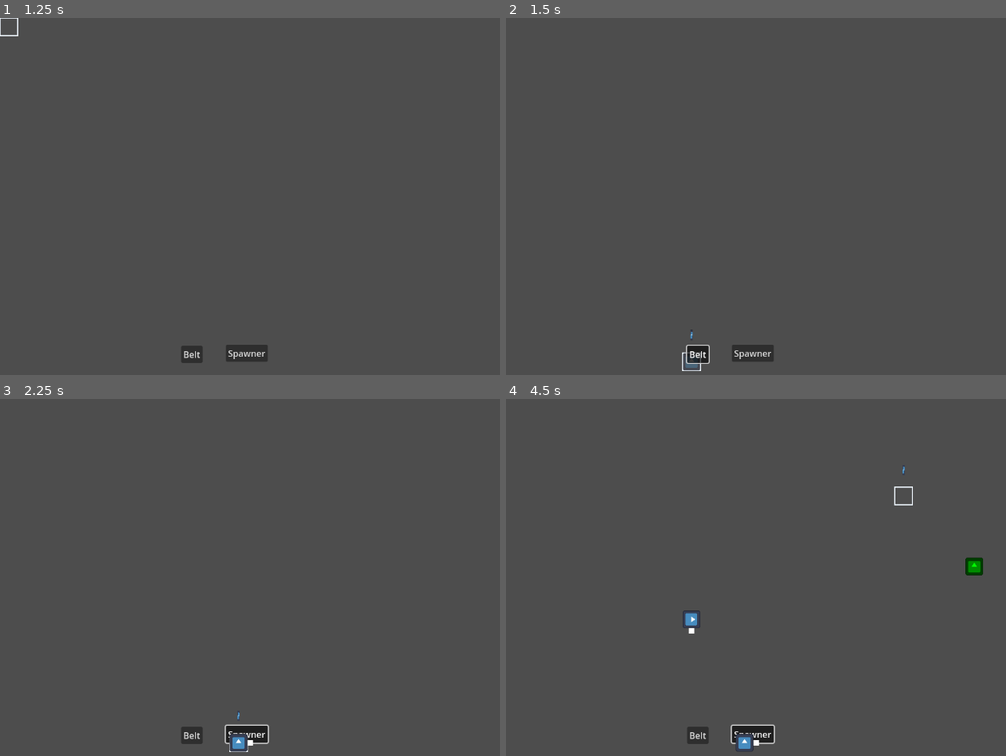
Above: before the commit, frames 1-4 (two rows, left to right).
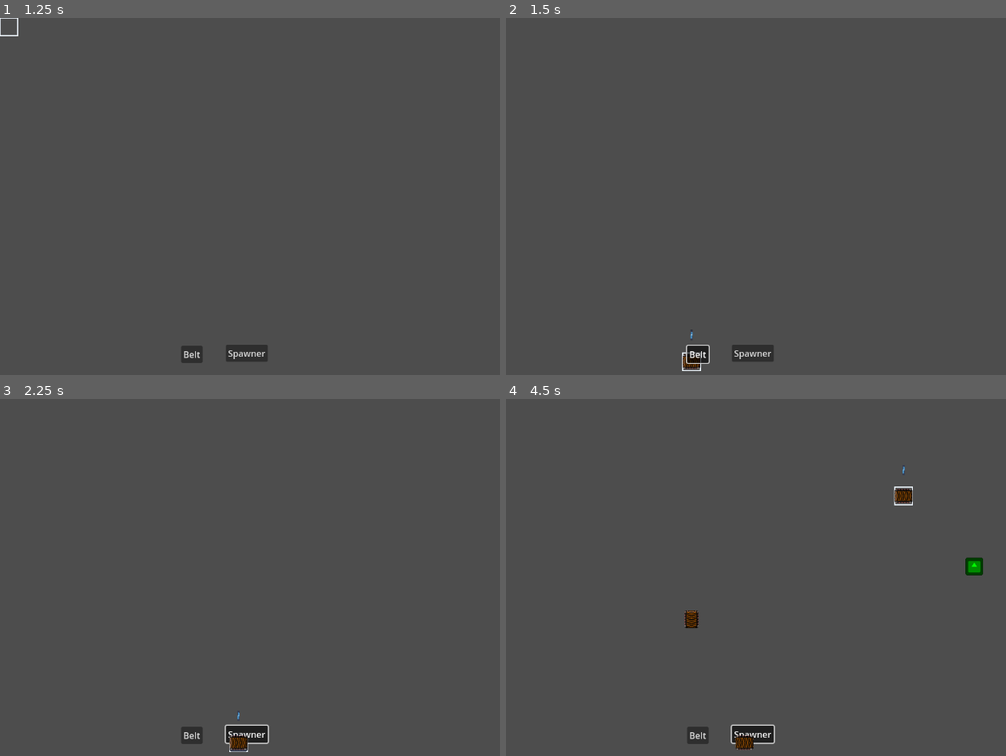
Above: after the commit, the same moments.

Repository: ACristoff/godotwild83
Game: Godot game, scene res://Lib/Game_Manager/game_manager.tscn
Two runs of this game, one before a commit and one after it. Both use one fixed random seed, a clock stepped at 60 frames per second and the inputs below. The engine's default icon, where the game draws it, is replaced by a stand-in: a white triangle on a blue panel in a dark square. Sound files missing from this copy of the repository are replaced by a short silence.
Inputs (mouse positions are in pixels of both pictures, inside the frame that each line leads up to):
- Up to frame 1 (1.25 s): click "Start" at 0.5 s
- Up to frame 2 (1.5 s): click "Belt" at 1.25 s
- Up to frame 3 (2.25 s): click "Spawner" at 2 s
- Up to frame 4 (4.5 s): tap Enter (ui_accept) at 2.75, 3.02, 3.32, 3.5, 3.77, 3.8, 4.07 s; move the mouse to (966, 559) at 2.77 s; press the mouse at (966, 559) at 2.78 s; hold Right (ui_right) 2.78-3.53 s; tap R (rotate) at 3.05, 3.6 s; move the mouse to (696, 595) at 3.52 s; release the mouse at (696, 595) at 3.53 s; hold Down (ui_down) 3.53-4.28 s; click (696, 595) at 4.25 s; move the mouse to (886, 498) at 4.27 s; hold Right (ui_right) from 4.28 s (still down); hold Enter (ui_accept) from 4.28 s (still down)

Frame 1 is identical in both runs. In frame 2, 0.1% of the frame differs, in the area x 35-39%, y 93-99%; in frame 3, 0.2%; in frame 4, 0.5%, in the area x 35-82%, y 25-99%.

Commit message:
Correcting rotations, added belt sprites

Diff:
--- a/Data/Buildings/ConveyorBelt.tscn
+++ b/Data/Buildings/ConveyorBelt.tscn
@@ -1,22 +1,65 @@
-[gd_scene load_steps=4 format=3 uid="uid://omocv05ir736"]
+[gd_scene load_steps=7 format=3 uid="uid://omocv05ir736"]
 
-[ext_resource type="Texture2D" uid="uid://bc4qn7ujb12o7" path="res://icon.svg" id="1_aj646"]
 [ext_resource type="Script" uid="uid://lkqc5oocjps" path="res://Data/Buildings/conveyor_belt.gd" id="1_qhawg"]
+[ext_resource type="Texture2D" uid="uid://dakrr22roiabl" path="res://Assets/Buildings/conveyor.png" id="2_qhawg"]
 
 [sub_resource type="RectangleShape2D" id="RectangleShape2D_qhawg"]
 size = Vector2(32, 32)
 
+[sub_resource type="Animation" id="Animation_fq0ti"]
+length = 0.001
+tracks/0/type = "value"
+tracks/0/imported = false
+tracks/0/enabled = true
+tracks/0/path = NodePath("Icon:frame")
+tracks/0/interp = 1
+tracks/0/loop_wrap = true
+tracks/0/keys = {
+"times": PackedFloat32Array(0),
+"transitions": PackedFloat32Array(1),
+"update": 1,
+"values": [0]
+}
+
+[sub_resource type="Animation" id="Animation_pvne7"]
+resource_name = "idle"
+length = 3.3
+loop_mode = 1
+tracks/0/type = "value"
+tracks/0/imported = false
+tracks/0/enabled = true
+tracks/0/path = NodePath("Icon:frame")
+tracks/0/interp = 1
+tracks/0/loop_wrap = true
+tracks/0/keys = {
+"times": PackedFloat32Array(0, 0.0333333, 0.0666667, 0.1, 0.133333, 0.166667, 0.2, 0.233333, 0.266667, 0.3, 0.333333, 0.366667, 0.4, 0.433333, 0.466667, 0.5, 0.533333, 0.566667, 0.6, 0.633333, 0.666667, 0.7, 0.733333, 0.766667, 0.8, 0.833333, 0.866667, 0.9, 0.933333, 0.966667, 1, 1.03333, 1.06667, 1.1, 1.13333, 1.16667, 1.2, 1.23333, 1.26667, 1.3, 1.33333, 1.36667, 1.4, 1.43333, 1.46667, 1.5, 1.53333, 1.56667, 1.6, 1.63333, 1.66667, 1.7, 1.73333, 1.76667, 1.8, 1.83333, 1.86667, 1.9, 1.93333, 1.96667, 2, 2.03333, 2.06667, 2.1, 2.13333, 2.16667, 2.2, 2.23333, 2.26667, 2.3, 2.33333, 2.36667, 2.4, 2.43333, 2.46667, 2.5, 2.53333, 2.56667, 2.6, 2.63333, 2.66667, 2.7, 2.73333, 2.76667, 2.8, 2.83333, 2.86667, 2.9, 2.93333, 2.96667, 3, 3.03333, 3.06667, 3.1, 3.13333, 3.16667, 3.2, 3.23333, 3.26667, 3.3),
+"transitions": PackedFloat32Array(1, 1, 1, 1, 1, 1, 1, 1, 1, 1, 1, 1, 1, 1, 1, 1, 1, 1, 1, 1, 1, 1, 1, 1, 1, 1, 1, 1, 1, 1, 1, 1, 1, 1, 1, 1, 1, 1, 1, 1, 1, 1, 1, 1, 1, 1, 1, 1, 1, 1, 1, 1, 1, 1, 1, 1, 1, 1, 1, 1, 1, 1, 1, 1, 1, 1, 1, 1, 1, 1, 1, 1, 1, 1, 1, 1, 1, 1, 1, 1, 1, 1, 1, 1, 1, 1, 1, 1, 1, 1, 1, 1, 1, 1, 1, 1, 1, 1, 1, 1),
+"update": 1,
+"values": [0, 1, 2, 3, 4, 5, 6, 7, 8, 9, 10, 11, 12, 13, 14, 15, 16, 17, 18, 19, 20, 21, 22, 23, 24, 25, 26, 27, 28, 29, 30, 31, 32, 33, 34, 35, 36, 37, 38, 39, 40, 41, 42, 43, 44, 45, 46, 47, 48, 49, 50, 51, 52, 53, 54, 55, 56, 57, 58, 59, 60, 61, 62, 63, 64, 65, 66, 67, 68, 69, 70, 71, 72, 73, 74, 75, 76, 77, 78, 79, 80, 81, 82, 83, 84, 85, 86, 87, 88, 89, 90, 91, 92, 93, 94, 95, 96, 97, 98, 99]
+}
+
+[sub_resource type="AnimationLibrary" id="AnimationLibrary_6qkii"]
+_data = {
+&"RESET": SubResource("Animation_fq0ti"),
+&"idle": SubResource("Animation_pvne7")
+}
+
 [node name="ConveyorBelt" type="Node2D"]
 script = ExtResource("1_qhawg")
 
-[node name="Line2D" type="Line2D" parent="."]
-points = PackedVector2Array(0, 0, 26, 0)
-
 [node name="Icon" type="Sprite2D" parent="."]
-scale = Vector2(0.25, 0.25)
-texture = ExtResource("1_aj646")
+scale = Vector2(0.125, 0.125)
+texture = ExtResource("2_qhawg")
+hframes = 10
+vframes = 10
 
 [node name="Area2D" type="Area2D" parent="."]
 
 [node name="CollisionShape2D" type="CollisionShape2D" parent="Area2D"]
 shape = SubResource("RectangleShape2D_qhawg")
+
+[node name="AnimationPlayer" type="AnimationPlayer" parent="."]
+libraries = {
+&"": SubResource("AnimationLibrary_6qkii")
+}
+autoplay = "idle"
--- a/Data/Buildings/conveyor_belt.gd
+++ b/Data/Buildings/conveyor_belt.gd
@@ -17,17 +17,16 @@
 var next_belt : Belt = null
 
 ## Direction of the belt
-var dir : Vector2 = Vector2.RIGHT #default right, based on Level.DIRECTIONS
+var dir : Vector2 = Vector2.RIGHT #Default to right
 
 ## Connected building
 var conn_building : Building = null
 
-@onready var raycast2d = $RayCast2D
 @onready var icon = $Icon
 
 func _ready():
 	#Rotate based on direction
-	rotation = dir.angle()
+	rotation = dir.angle() + deg_to_rad(90)
 
 	#Check for next belt
 	var auxCell : Vector2 = cell #Auxiliary cell for calculations
--- a/Lib/Cursor/cursor.gd
+++ b/Lib/Cursor/cursor.gd
@@ -78,7 +78,7 @@
 	elif event.is_action_pressed("confirm") or event.is_action_pressed("ui_accept"):
 		#emit_signal("accept_pressed", cell)
 		#get_viewport().set_input_as_handled()
-		var level = get_parent() #Parent is the level
+
 		if placed_item != null and level.map.get(cell) == null: #We have an item selected and the cell is empty
 			var item = placed_item.instantiate()
 			item.dir = level.DIRECTIONS[dir]
@@ -91,7 +91,7 @@
 		dir += 1
 		if dir >= 4:
 			dir = 0
-		itemghost.rotation = level.DIRECTIONS[dir].angle()
+		itemghost.rotation = level.DIRECTIONS[dir].angle() + deg_to_rad(90)
 
 	elif event.is_action_pressed("right_click"):
 		#TODO
@@ -122,9 +122,11 @@
 func draw_ghost():
 	var aux = placed_item.instantiate()
 	get_parent().add_child(aux)
-	itemghost.texture = aux.get_node("Icon").texture
-	itemghost.scale = aux.icon.scale
-	itemghost.rotation = aux.icon.rotation
+	var aux2 = aux.get_node("Icon").duplicate()
+	add_child(aux2)
+	aux2.rotation = level.DIRECTIONS[dir].angle() + deg_to_rad(90)
+	itemghost = aux2
+
 	aux.queue_free()
 
 func _on_belt_toggled(toggled_on):
Not shown, added: Assets/Buildings/conveyor.png.import
Not shown, added: Assets/Buildings/conveyorbend.png.import
Not shown, added: Assets/Buildings/dropper.png.import
Not shown, added: Assets/Buildings/incinerator.png.import
Not shown, added: Assets/Buildings/meatconveyor.png.import
Not shown, added: Assets/Buildings/meatconveyorbend.png.import
Not shown, added: Assets/Buildings/splitter.png.import
Not shown, added: Assets/Buildings/thefleshpit.png.import
Not shown, added: Assets/Buildings/thepit.png.import
Not shown, added: Assets/Buildings/upgrader.png.import
